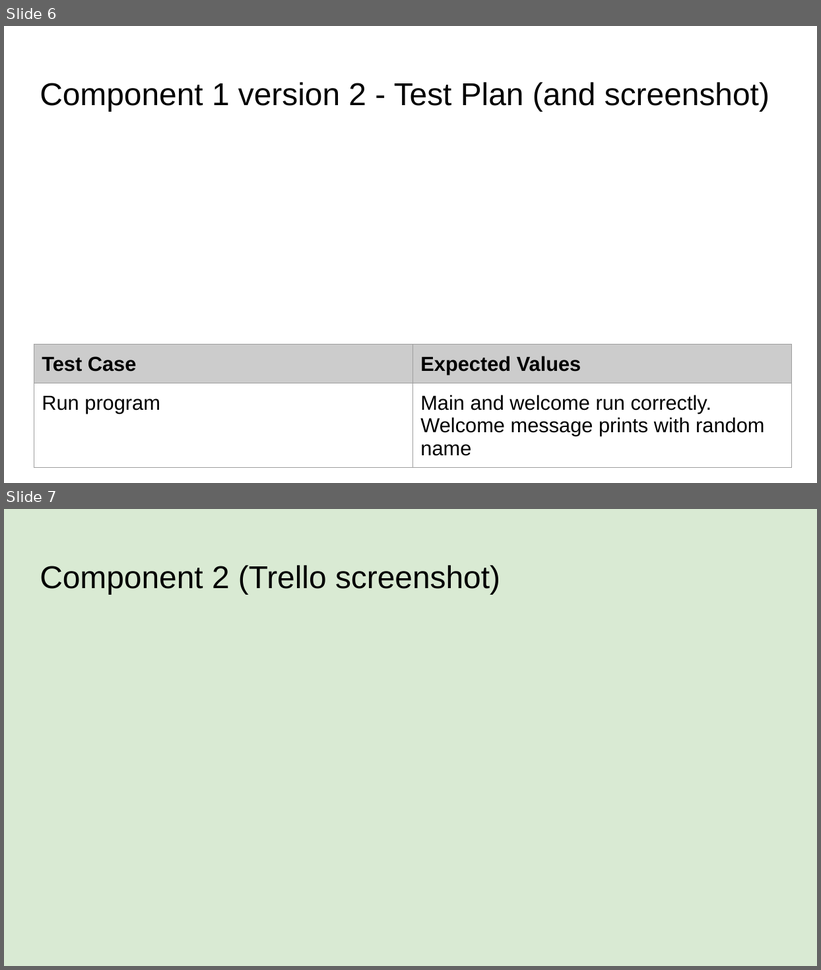
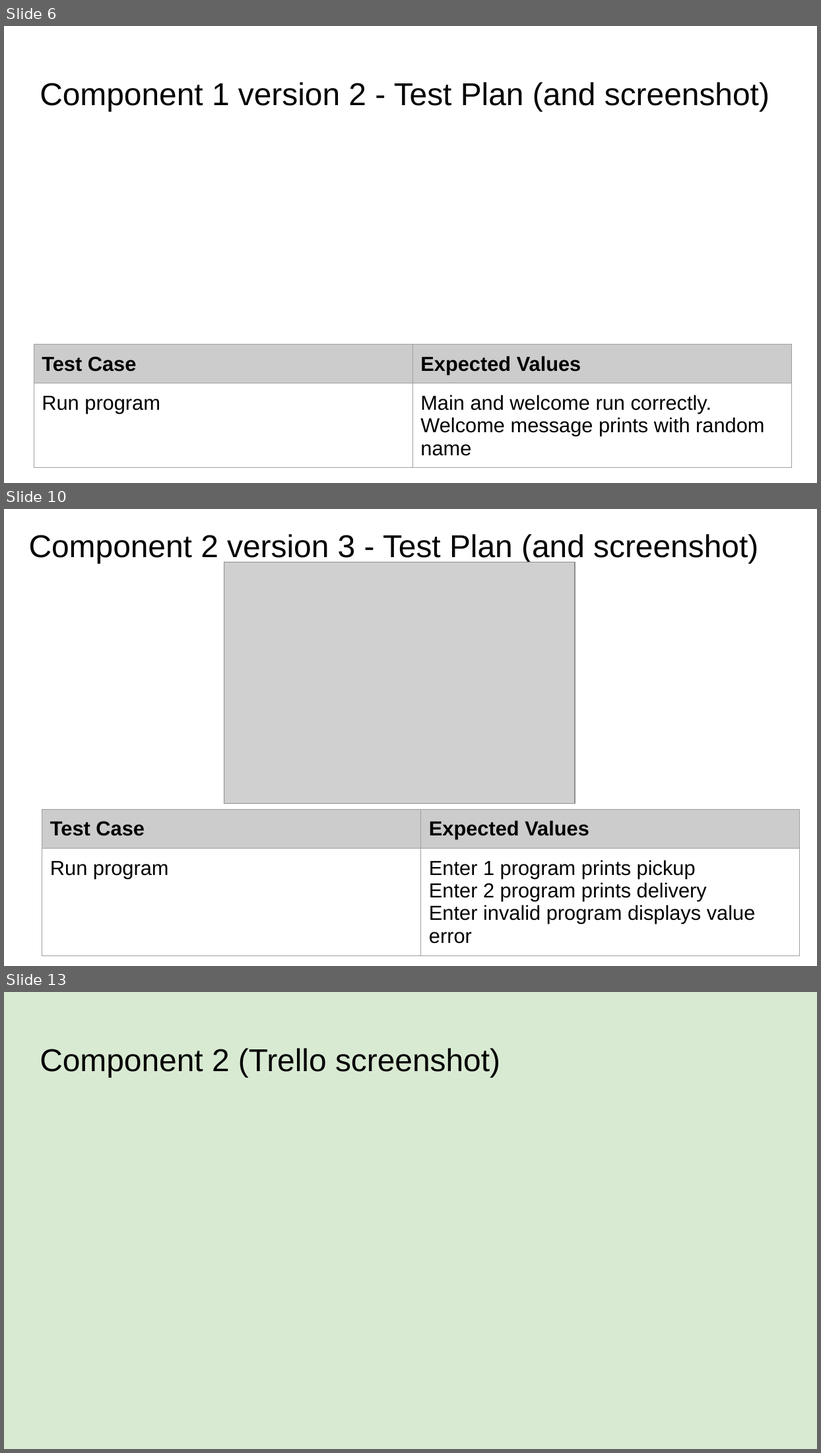
Before and after one commit to danettp/pizza_bot, a slide deck: 022_91893+_+91897+Documentation.pptx. Shown one above the other, each under a label of ours: slides 6 and 7 before the commit, slides 6, 10 and 13 after it; the slides between them are not shown. The pictures are 821x970 and 821x1453 pixels, drawn with LibreOffice and Linux fonts; fonts in the diff are those of the drawing; grey boxes stand for pictures. Boxes give left, top, right and bottom in pixels: in the first picture for what was removed or moved away, otherwise in the second. Text is boxed around its words. In the diff, an @@ line names an element or a change of style, - is before the commit and + after.

Commit message:
Created pickup or delivery menu
Created different versions of menu refining it in version 4.

```diff
--- a/022_91893+_+91897+Documentation.pptx
+++ b/022_91893+_+91897+Documentation.pptx
@@ slide 10 added at (x1=4, y1=509, x2=817, y2=966), background #FFFFFF @@
@@ title added at (x1=29, y1=534, x2=758, y2=563), 28 pt, text #000000 @@
+Component 2 version 3 - Test Plan (and screenshot)
@@ picture added at (x1=224, y1=562, x2=575, y2=804) @@
@@ table added at (x1=42, y1=810, x2=800, y2=964), 2 rows, 2 columns @@
+Test Case | Expected Values
+Run program | Enter 1 program prints pickup / Enter 2 program prints delivery / Enter invalid program displays value error
@@ what was slide 7 is now slide 13 @@
```
Also in this commit, not shown: 5 other slides added, 3 other files.
